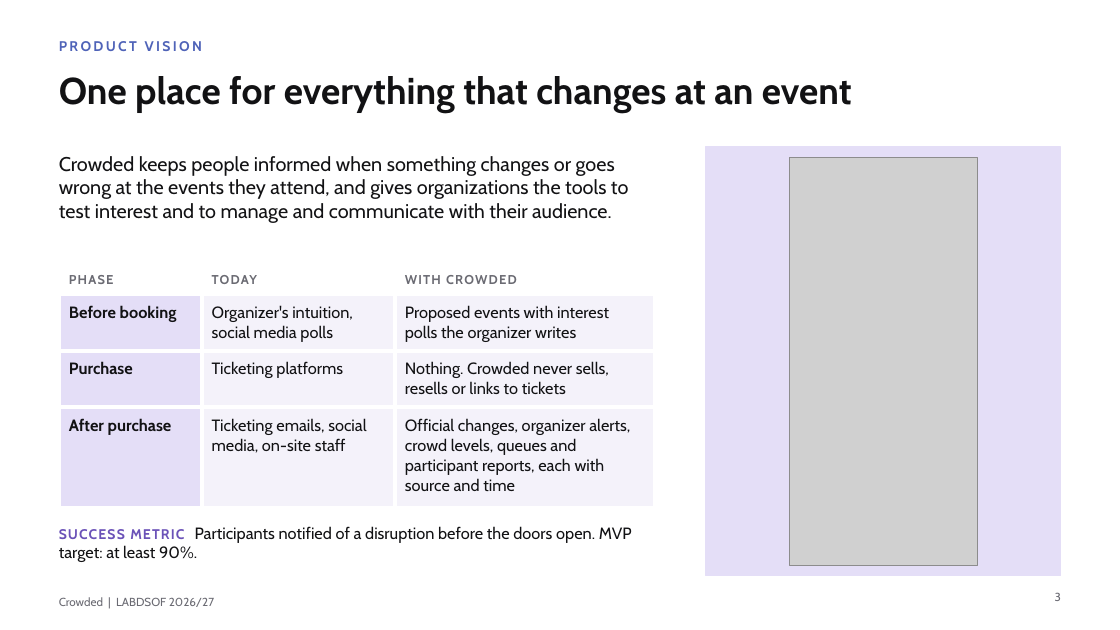
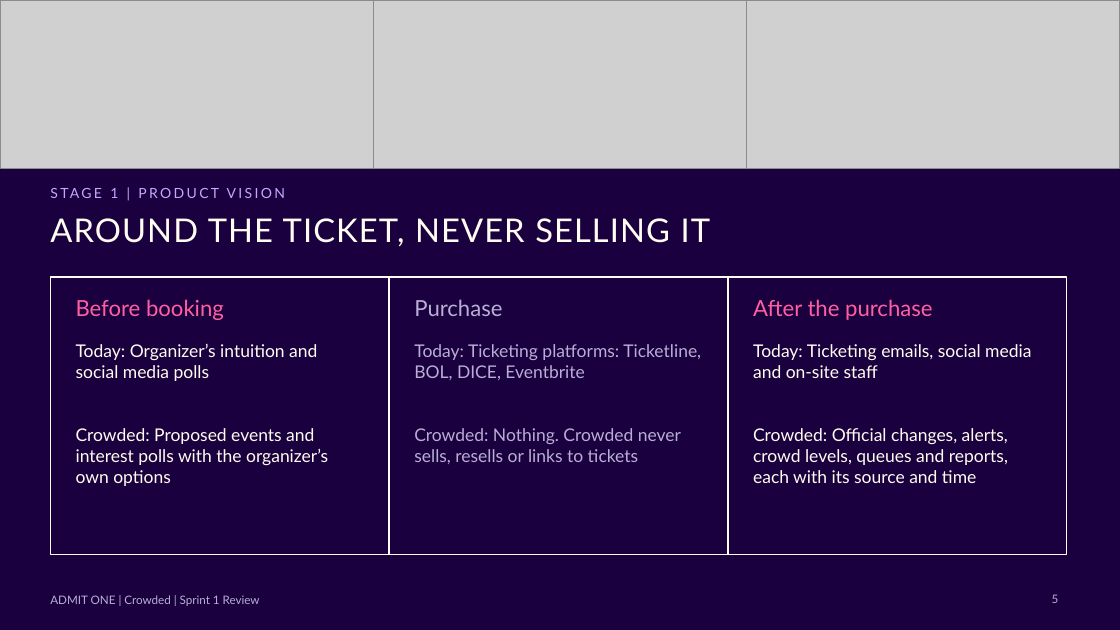
Before and after one commit to andrereis26/crowded-labdsof, a slide deck: slide 5 of docs/presentations/Sprint1/Crowded_LABDSOF_Presentation_Sprint1_TTP.pptx (slide 3 before the commit). Drawn at 1120x630 pixels with LibreOffice and Linux fonts; fonts in the diff are those of the drawing; grey boxes stand for pictures. Boxes give left, top, right and bottom in pixels: in the first picture for what was removed or moved away, otherwise in the second. Text is boxed around its words. In the diff, an @@ line names an element or a change of style, - is before the commit and + after.

Commit message:
docs(#12): Redo Sprint 1 PL and T-TP presentations

```diff
--- a/docs/presentations/Sprint1/Crowded_LABDSOF_Presentation_Sprint1_TTP.pptx
+++ b/docs/presentations/Sprint1/Crowded_LABDSOF_Presentation_Sprint1_TTP.pptx
@@ background #FFFFFF to #1A003E @@
@@ picture added at (x1=0, y1=0, x2=373, y2=168) @@
@@ picture added at (x1=373, y1=0, x2=746, y2=168) @@
@@ picture added at (x1=747, y1=0, x2=1120, y2=168) @@
@@ text removed at (x1=59, y1=76, x2=852, y2=112) @@
-One place for everything that changes at an event
@@ text removed at (x1=59, y1=156, x2=629, y2=223) @@
-Crowded keeps people informed when something changes or goes wrong at the events they attend, and gives organizations the tools to test interest and to manage and communicate with their audience.
@@ picture removed at (x1=789, y1=158, x2=977, y2=565) @@
@@ text "STAGE 1 | PRODUCT VISION" at (x1=110, y1=188, x2=118, y2=198): vertical alignment middle to top @@
@@ text at (x1=110, y1=188, x2=118, y2=198): text changed; font Cabin to Lato; text colour #4F63B8 to #C7A6FF; bold off @@
-PRODUCT VISION
+STAGE 1 | PRODUCT VISION
@@ text added at (x1=50, y1=218, x2=711, y2=247), 28 pt, text #FFFCF0 @@
+AROUND THE TICKET, NEVER SELLING IT
@@ table removed at (x1=59, y1=269, x2=655, y2=495), 4 rows, 3 columns @@
-PHASE | TODAY | WITH CROWDED
-Before booking | Organizer's intuition, social media polls | Proposed events with interest polls the organizer writes
-Purchase | Ticketing platforms | Nothing. Crowded never sells, resells or links to tickets
-After purchase | Ticketing emails, social media, on-site staff | Official changes, organizer alerts, crowd levels, queues and participant reports, each with source and time
@@ rectangle added at (x1=50, y1=277, x2=389, y2=555), outline #FFFCF0 1.25 pt @@
@@ text added at (x1=76, y1=299, x2=224, y2=320), 19 pt, text #FF5FA2 @@
+Before booking
@@ rectangle added at (x1=389, y1=277, x2=728, y2=555), outline #FFFCF0 1.25 pt @@
@@ text added at (x1=414, y1=299, x2=502, y2=316), 19 pt, text #B9AED6 @@
+Purchase
@@ rectangle resized from (x1=706, y1=147, x2=1061, y2=576) to (x1=728, y1=277, x2=1067, y2=555) @@
@@ rectangle at (x1=728, y1=277, x2=1067, y2=555): fill #E4DEF7 to none; outline #E4DEF7 1 pt to #FFFCF0 1.25 pt @@
@@ text added at (x1=753, y1=299, x2=932, y2=320), 19 pt, text #FF5FA2 @@
+After the purchase
@@ text added at (x1=76, y1=344, x2=317, y2=381), 15 pt, text #FFFCF0 @@
+Today: Organizer’s intuition and social media polls
@@ text added at (x1=414, y1=344, x2=701, y2=380), 15 pt, text #B9AED6 @@
+Today: Ticketing platforms: Ticketline, BOL, DICE, Eventbrite
@@ text added at (x1=753, y1=344, x2=1031, y2=378), 15 pt, text #FFFCF0 @@
+Today: Ticketing emails, social media and on-site staff
@@ text added at (x1=76, y1=428, x2=328, y2=486), 15 pt, text #FFFCF0 @@
+Crowded: Proposed events and interest polls with the organizer’s own options
@@ text added at (x1=414, y1=428, x2=681, y2=464), 15 pt, text #B9AED6 @@
+Crowded: Nothing. Crowded never sells, resells or links to tickets
@@ text added at (x1=753, y1=428, x2=1008, y2=483), 15 pt, text #FFFCF0 @@
+Crowded: Official changes, alerts, crowd levels, queues and reports, each with its source and time
@@ text removed at (x1=59, y1=526, x2=632, y2=562) @@
-SUCCESS METRIC Participants notified of a disruption before the doors open. MVP target: at least 90%.
@@ text added at (x1=50, y1=595, x2=260, y2=606), 10 pt, text #B9AED6 @@
+ADMIT ONE | Crowded | Sprint 1 Review
@@ text removed at (x1=59, y1=597, x2=214, y2=607) @@
-Crowded | LABDSOF 2026/27
@@ page number added at (x1=1052, y1=594, x2=1059, y2=603), 10 pt, text #B9AED6 @@
+5
@@ page number removed at (x1=1055, y1=592, x2=1061, y2=601) @@
-3
```
Also in this commit, not shown: 2 other slides changed, 25 slides added, 18 slides removed, 1 other file.
